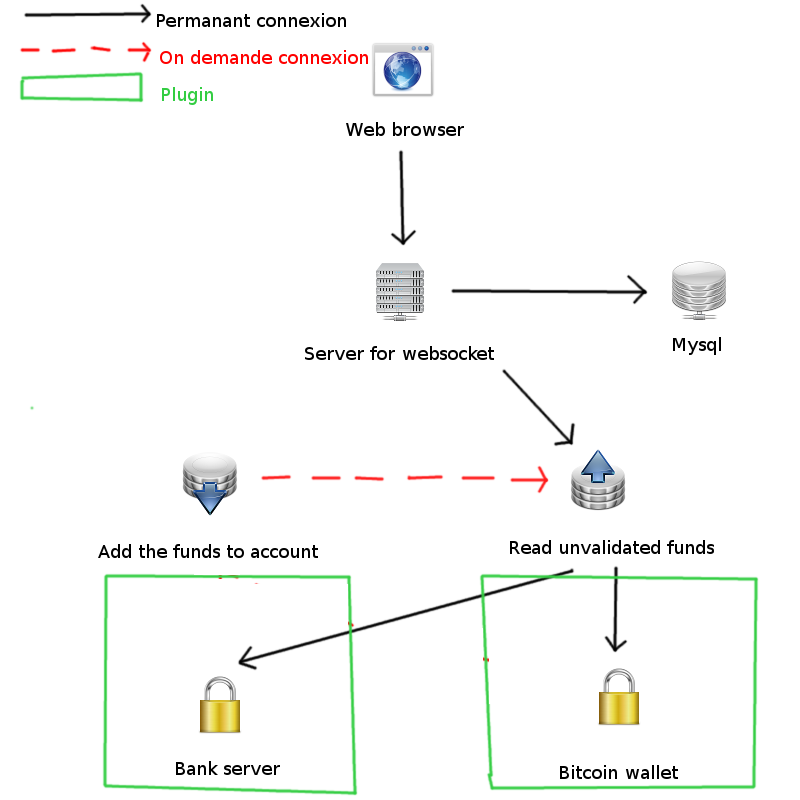
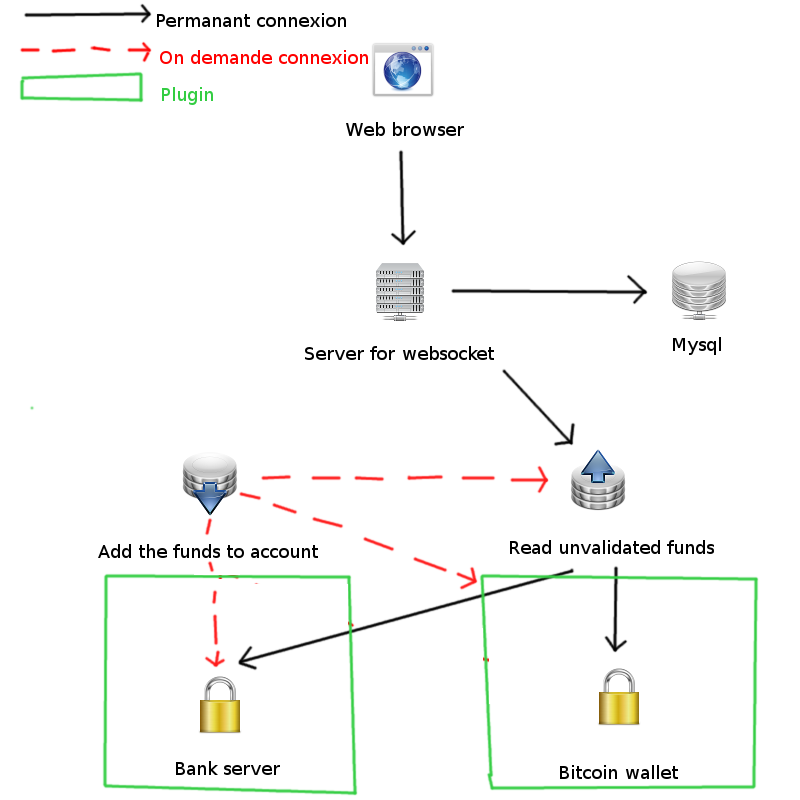
Layers edited between the first and the second 800×800 image:
painted on "Background" over [204, 491, 478, 668]
